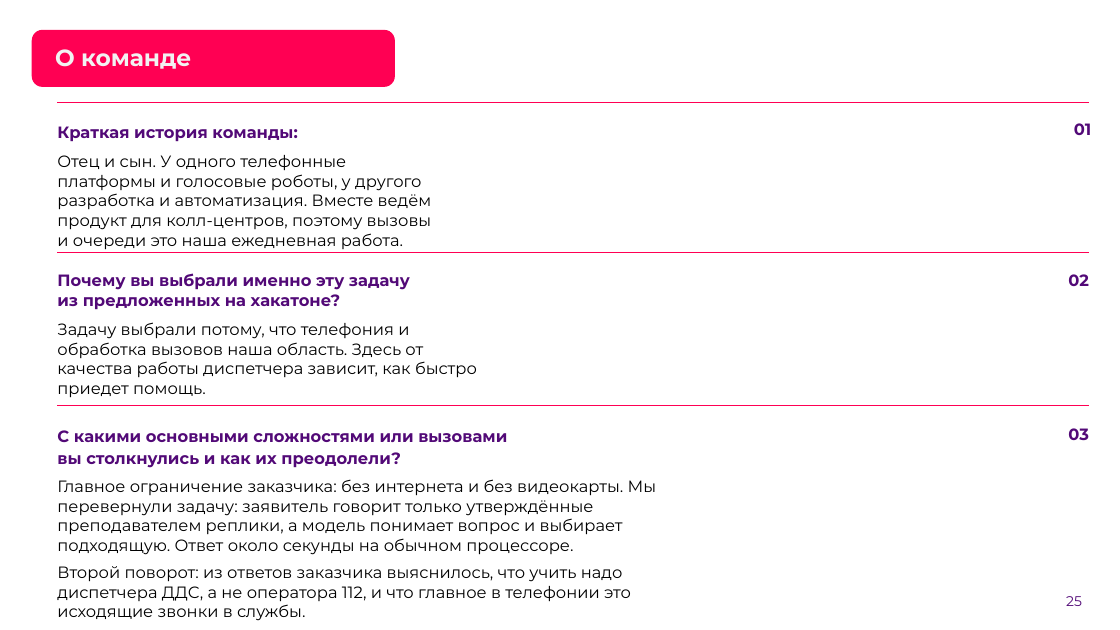
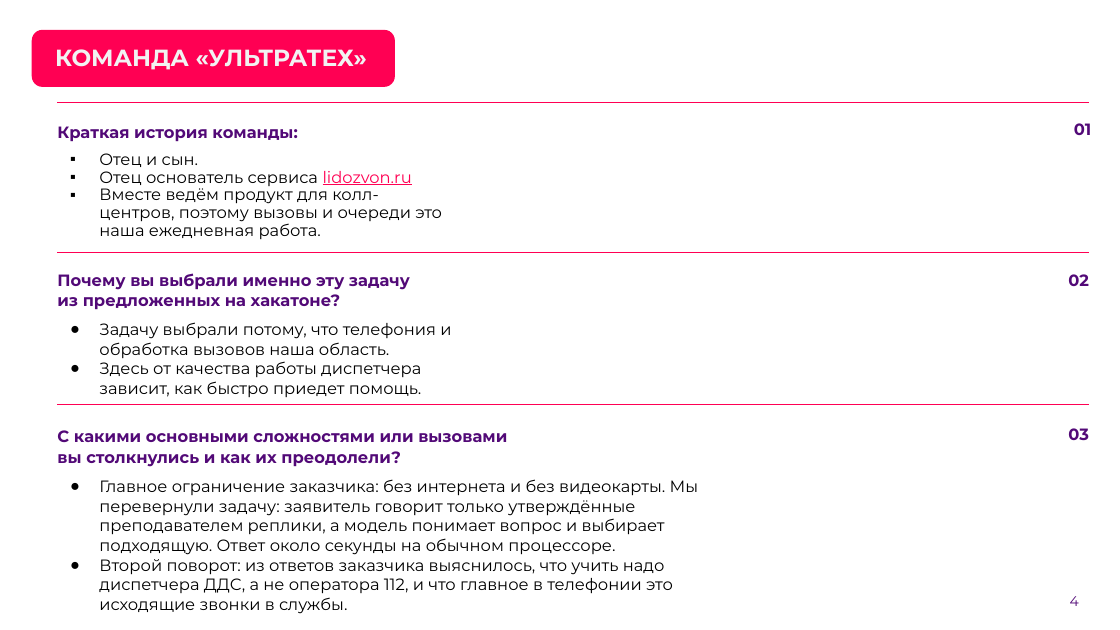
Before and after one commit to Vadik145-beep/lct-112-simulator, a slide deck: slide 4 of docs/presentation/ЛЦТ2026_Ультратех_задача9.pptx (slide 25 before the commit). Drawn at 1120x630 pixels with LibreOffice and Linux fonts; fonts in the diff are those of the drawing; background and template pictures are left out. Boxes give left, top, right and bottom in pixels: in the first picture for what was removed or moved away, otherwise in the second. Text is boxed around its words. In the diff, an @@ line names an element or a change of style, - is before the commit and + after.

Commit message:
docs: презентация финала на основе сданной Google-версии (#268)
Первые пять слайдов без изменений. Убраны слайды режима оператора 112 и
разговора с заявителем. Добавлены «Как проходит занятие», вход с логинами,
виртуальный телефон, справочник телефонов, собеседники, задания от ИИ,
мониторинг преподавателя, разбор с советами и два слайда с рекомендациями
заказчика. Экраны сняты со стенда 20.10.

```diff
--- a/docs/presentation/ЛЦТ2026_Ультратех_задача9.pptx
+++ b/docs/presentation/ЛЦТ2026_Ультратех_задача9.pptx
@@ title at (55, 49, 367, 70): text changed @@
-О команде
+КОМАНДА «УЛЬТРАТЕХ»
@@ text at (99, 153, 442, 239): text changed @@
-Отец и сын. У одного телефонные платформы и голосовые роботы, у другого разработка и автоматизация. Вместе ведём продукт для колл-центров, поэтому вызовы и очереди это наша ежедневная работа.
+▪ Отец и сын.
+▪ Отец основатель сервиса lidozvon.ru
+▪ Вместе ведём продукт для колл-центров, поэтому вызовы и очереди это наша ежедневная работа.
@@ text at (99, 322, 451, 397): text changed @@
-Задачу выбрали потому, что телефония и обработка вызовов наша область. Здесь от качества работы диспетчера зависит, как быстро приедет помощь.
+● Задачу выбрали потому, что телефония и обработка вызовов наша область.
+● Здесь от качества работы диспетчера зависит, как быстро приедет помощь.
@@ text "С какими основными сложностями или ..." at (57, 430, 507, 467): less space between paragraphs @@
@@ text "Главное ограничение заказчика: без интернета ..." at (99, 479, 699, 614): bullet none to ●; less space between paragraphs @@
@@ page number at (1070, 596, 1079, 606): text changed @@
-25
+4
```
Also in this commit, not shown: 17 other slides changed, 23 slides added, 8 slides removed, 1 other file.
